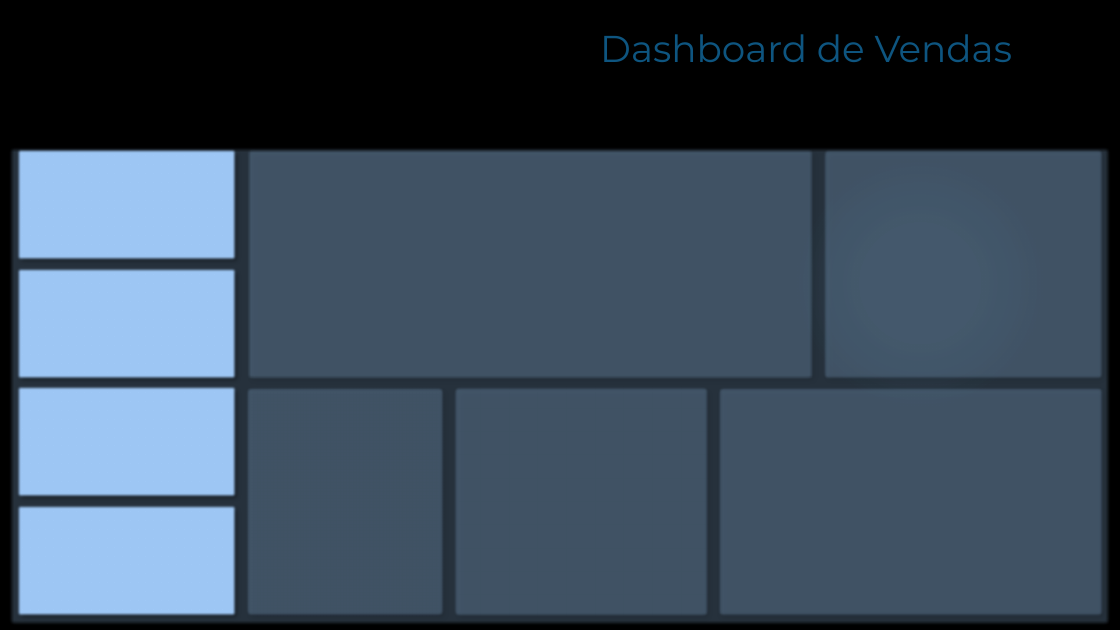
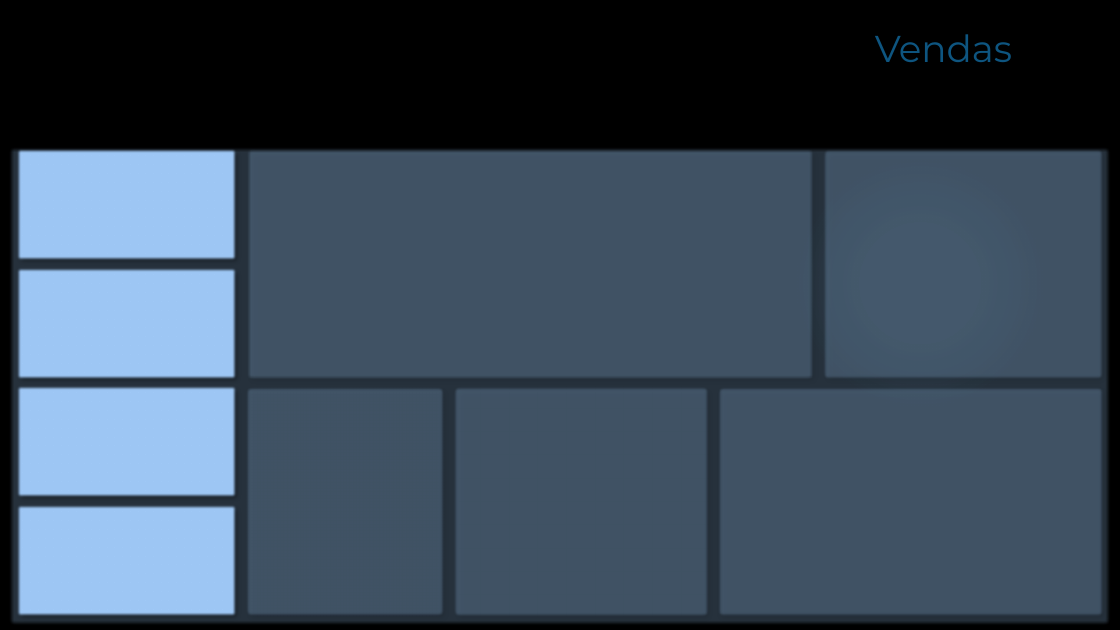
Before and after one commit to kikidimbu/PwBI, a slide deck: slide 3 of Mod07/Mod07 - Background in PPT.pptx. Drawn at 1120x630 pixels with LibreOffice and Linux fonts; fonts in the diff are those of the drawing; background and template pictures are left out. Boxes give left, top, right and bottom in pixels: in the first picture for what was removed or moved away, otherwise in the second. Text is boxed around its words. In the diff, an @@ line names an element or a change of style, - is before the commit and + after.

```diff
--- a/Mod07/Mod07 - Background in PPT.pptx
+++ b/Mod07/Mod07 - Background in PPT.pptx
@@ title at [875,34,1012,62]: text changed @@
-Dashboard de Vendas
+Vendas
```
Also in this commit, not shown: 11 other files.
